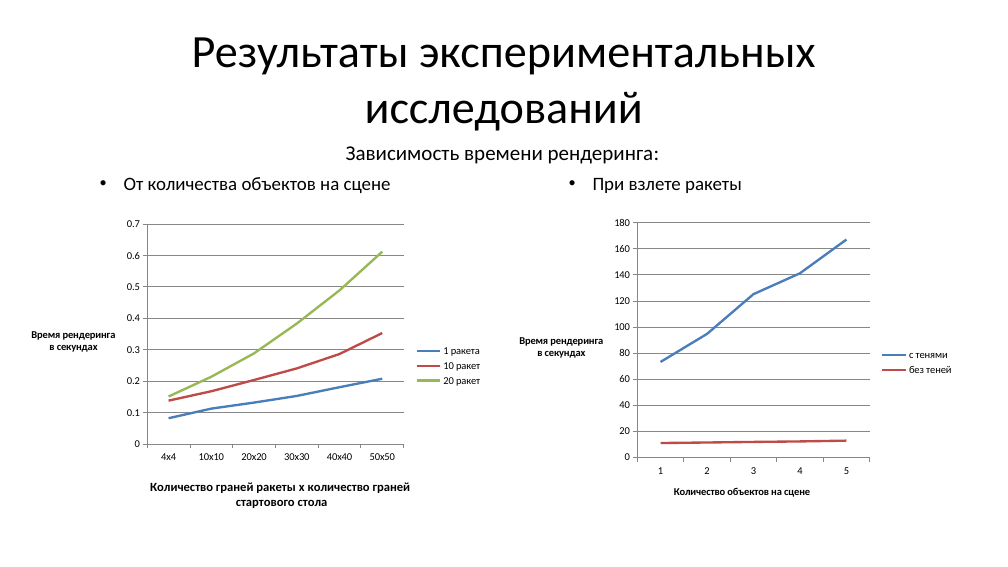
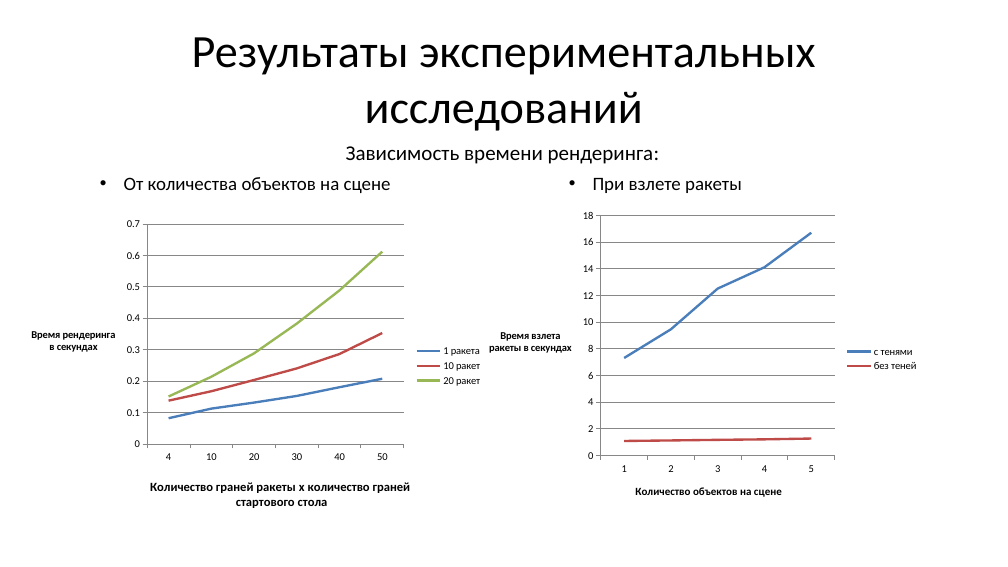
Before and after one commit to ZeynalovZ/Course-Work, a slide deck: slide 9 of report/Prezentatsia_Kursach.pptx (slide 7 before the commit). Drawn at 1008x567 pixels with LibreOffice and Linux fonts; fonts in the diff are those of the drawing. Boxes give left, top, right and bottom in pixels: in the first picture for what was removed or moved away, otherwise in the second. Text is boxed around its words. In the diff, an @@ line names an element or a change of style, - is before the commit and + after.

```diff
--- a/report/Prezentatsia_Kursach.pptx
+++ b/report/Prezentatsia_Kursach.pptx
@@ line chart at bbox=[473, 203, 926, 514] @@
-с тенями : 73, 95, 125, 141, 167
+с тенями : 7.3, 9.5, 12.5, 14.1, 16.7
-без теней: 11, 11, 12, 12, 13
+без теней: 1.1, 1.1, 1.2, 1.2, 1.3
@@ value axis title "Время рендеринга в секундах" to "Время взлета ракеты в секундах" @@
@@ line chart: place and size @@
-line chart at bbox=[504, 211, 962, 515]
+line chart at bbox=[473, 203, 926, 514]
@@ line chart at bbox=[16, 212, 490, 520] @@
-categories: 4x4, 10x10, 20x20, 30x30, 40x40, 50x50
+categories: 4, 10, 20, 30, 40, 50
```
Also in this commit, not shown: 1 other slide changed, 3 slides added, 5 other files.
